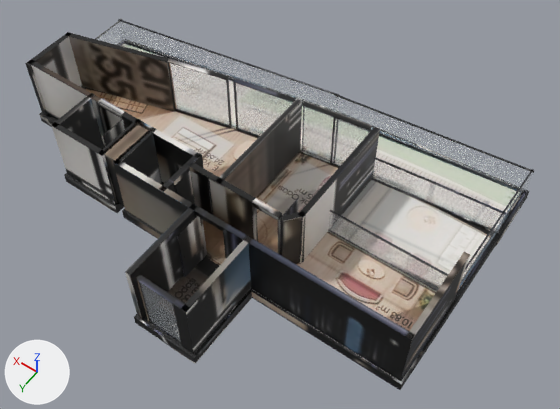
Two versions of the glTF model _bake/glb/koru-13/model.glb, one commit apart.
Camera for both pictures: a camera (50 mm lens) standing at (-10.34, 11.92, 19.2) and looking at (-1.72, -0.14, 0.25). Every picture has the same lights, and +X, +Y and +Z are marked at lower left. The first picture is the older version. Where no turn or scale is listed for an object, it has been applied to the vertices. Vertices at exactly the same position are counted once.

Script lines for the objects in view, before the commit:
```python
mat_baked = bpy.data.materials.new('baked')
mat_baked.use_nodes = True; mat_baked.node_tree.nodes.clear()
_N = mat_baked.node_tree.nodes; _L = mat_baked.node_tree.links
n0 = _N.new('ShaderNodeBsdfPrincipled'); n0.name = 'Principled BSDF'
n1 = _N.new('ShaderNodeOutputMaterial'); n1.name = 'Material Output'
n2 = _N.new('ShaderNodeTexImage'); n2.name = 'Image Texture'
n2.image = img_model_glb
n3 = _N.new('ShaderNodeMapping'); n3.name = 'Mapping'
n3.inputs[1].default_value = (0.000885, -14.9, 0.0)  # 'Location'
n3.inputs[3].default_value = (15.98, 15.89, 1.0)  # 'Scale'
n4 = _N.new('ShaderNodeUVMap'); n4.name = 'UV Map'
n4.uv_map = 'UVMap'
_L.new(n0.outputs[0], n1.inputs[0])  # 'BSDF' to 'Surface'
_L.new(n2.outputs[0], n0.inputs[0])  # 'Color' to 'Base Color'
_L.new(n3.outputs[0], n2.inputs[0])  # 'Vector' to 'Vector'
_L.new(n4.outputs[0], n3.inputs[0])  # 'UV' to 'Vector'
me_mesh_0 = bpy.data.meshes.new('Mesh_0')
me_mesh_0.from_pydata(...)  # 2306 vertices, 4228 faces; spans x 0.0..15.6, y -10.7..0.0, z 0.0..2.6
me_mesh_0.materials.append(mat_baked)
me_mesh_7 = bpy.data.meshes.new('Mesh_7')
me_mesh_7.from_pydata(...)  # 8 vertices, 12 faces; spans x 0.1..2.49, y -8.6..-8.39, z 0.36..1.36
me_mesh_7.materials.append(mat_glass_rt)  # white #edf3f9
me_mesh_9 = bpy.data.meshes.new('Mesh_9')
me_mesh_9.from_pydata(...)  # 8 vertices, 12 faces; spans x 0.1..6.94, y -10.58..-9.85, z 0.36..1.36
me_mesh_9.materials.append(mat_glass_rt)  # white #edf3f9
ob_mesh_0 = bpy.data.objects.new('Mesh_0', me_mesh_0)
ob_mesh_0.location = (-7.78, 5.36, -0.36)
ob_mesh_7 = bpy.data.objects.new('Mesh_7', me_mesh_7)
ob_mesh_7.location = (-7.78, 5.36, -0.36)
ob_mesh_9 = bpy.data.objects.new('Mesh_9', me_mesh_9)
ob_mesh_9.location = (-7.78, 5.36, -0.36)
# also in view: 'Mesh_10' at (0.41, -2.27, 1.12); 'Mesh_12' at (-2.03, -2.66, 1.12); 'Mesh_11' at (2.71, -1.81, 1.12); 'Mesh_8' at (3.34, -3.87, 0.5); 'Mesh_1' at (-5.46, -0.32, 0.5)
```
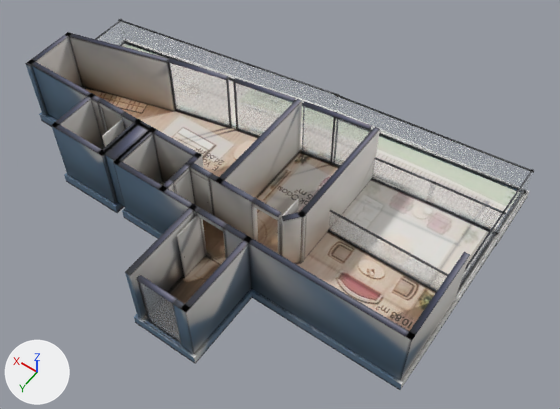
Diff of the bpy script that builds the scene:
```diff
--- a/_bake/glb/koru-13/model.glb.py
+++ b/_bake/glb/koru-13/model.glb.py
@@ mat_baked @@
 n3 = _N.new('ShaderNodeMapping'); n3.name = 'Mapping'
-n3.inputs[1].default_value = (0.000885, -14.9, 0.0)  # 'Location'
-n3.inputs[3].default_value = (15.98, 15.89, 1.0)  # 'Scale'
+n3.inputs[1].default_value = (0.000885, -14.85, 0.0)  # 'Location'
+n3.inputs[3].default_value = (15.98, 15.84, 1.0)  # 'Scale'
 n4 = _N.new('ShaderNodeUVMap'); n4.name = 'UV Map'
@@ me_mesh_0 @@
 # used by ob_mesh_0; location = (-7.78, 5.36, -0.36)
-me_mesh_0.from_pydata(...)  # 2306 vertices, 4228 faces; spans x 0.0..15.6, y -10.7..0.0, z 0.0..2.6
+me_mesh_0.from_pydata(...)  # 1798 vertices, 3212 faces; spans x 0.0..15.6, y -10.7..0.0, z 0.0..2.6
+# me_mesh_0 part 1: 9 vertices moved within x 4.4..12.2, y -8.3..-3.8, z 0.0..0.4; 508 vertices removed from x 0.0..15.1, y -8.7..-2.6, z 0.0..0.4
+# me_mesh_0 part 2: 1709 kept faces spanning x 0.0..15.6, y -10.7..0.0, z 0.0..2.6 get new texture (UV) coordinates
 me_mesh_0.materials.append(mat_baked)
```

What differs and where, as boxes (x1, y1, x2, y2) in the pictures (560 x 409 px):
'Mesh_0', surface changed
    both: (25, 26, 534, 390)
part 1 of me_mesh_0, reshaped (mostly hidden afterwards)
    before: (40, 43, 502, 390)
    after: (281, 219, 437, 292)
part 2 of me_mesh_0, surface changed
    both: (25, 27, 532, 379)
